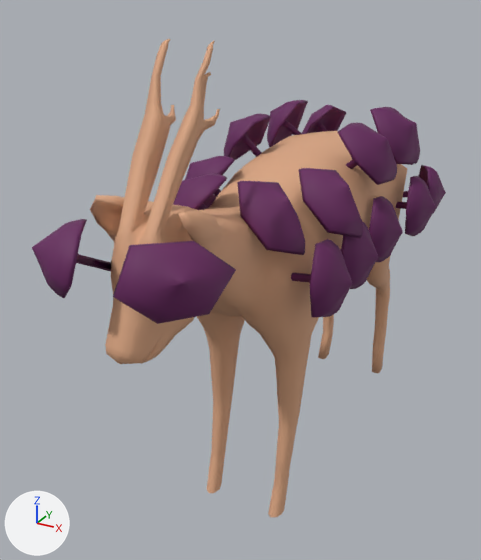
The FBX model SPO2/Assets/Resources/Models/Preys/HogDeer.fbx, before and after one commit.
One viewpoint serves both versions: a camera (50 mm lens) standing at (1.48, -3.37, 2.79) and looking at (-0.18, -0.34, 1.27). The axes (+X, +Y, +Z) are drawn at lower left. The lights are the same throughout. Where no turn or scale is listed for an object, it has been applied to the vertices.

Objects in the first picture: 'HogDeer'.
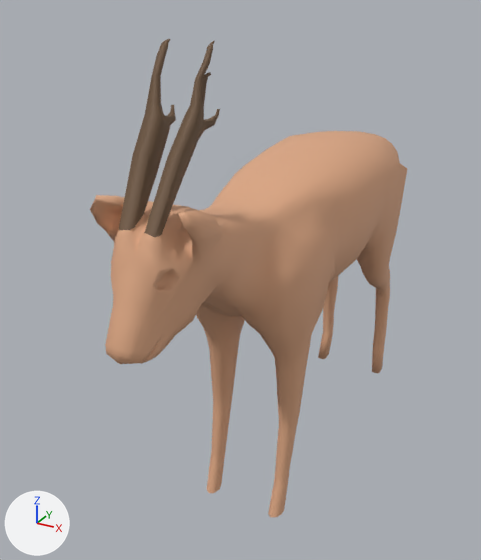
Where the change shows, as pixel boxes [x1, y1, x2, y2] in the pictures (481 x 560 px):
```json
{"object": "HogDeer", "change": "reshaped", "before": [32, 39, 446, 517], "after": [90, 39, 407, 517], "on screen": "23% narrower"}
{"part": 1, "of": "me_cube_001", "change": "deleted", "before": [173, 100, 446, 317], "on screen": "purple"}
{"part": 2, "of": "me_cube_001", "change": "cut back", "before": [32, 219, 236, 324], "after": [156, 269, 179, 290]}
{"part": 3, "of": "me_cube_001", "change": "recoloured", "before": [119, 39, 220, 237], "after": [119, 39, 220, 237]}
```

Scene script edits in JSON lines:
```json
{"op": "add", "block": "mat_antler", "code": ["mat_antler = principled_material('Antler')", "mat_antler.base_color = (0.161, 0.0944, 0.0503)  # brown #70573f", "mat_antler.roughness = 0.69"]}
{"block": "me_cube_001", "where": "# used by ob_hogdeer; location = (0.0, 0.0, 0.0)"}
{"op": "remove", "block": "me_cube_001", "code": "me_cube_001.from_pydata(...)  # 3278 vertices, 3186 faces; spans x -0.63..0.63, y -1.76..1.31, z 0.0..2.6"}
{"op": "remove", "block": "me_cube_001", "code": "me_cube_001.materials.append(mat_material_001)  # dark purple #66225d"}
{"op": "add", "block": "me_cube_001", "code": "me_cube_001.from_pydata(...)  # 1444 vertices, 1438 faces; spans x -0.41..0.41, y -1.65..1.31, z 0.0..2.6"}
{"block": "me_cube_001", "change": "me_cube_001 part 1: 20 loose pieces with 1680 vertices, spanning x -0.63..0.63, y -0.88..1.12, z 1.31..2.14, are deleted"}
{"block": "me_cube_001", "change": "me_cube_001 part 2"}
{"block": "me_cube_001", "change": "156 vertices are removed from x -0.41..0.41, y -1.76..-1.42, z 1.7..1.98"}
{"block": "me_cube_001", "change": "160 faces are deleted"}
{"block": "me_cube_001", "change": "12 vertices move from x -0.09..0.09, y -1.46..-1.43, z 1.74..1.77 to x -0.12..0.12, y -1.52..-1.43, z 1.73..1.81"}
{"block": "me_cube_001", "change": "2 vertices are added at (0.09, -1.47, 1.77), (-0.09, -1.47, 1.77)"}
{"block": "me_cube_001", "change": "12 new faces join them, mat_material (beige #dda884)"}
{"block": "me_cube_001", "change": "me_cube_001 part 3: 144 faces spanning x -0.12..0.12, y -1.48..-1.04, z 1.94..2.6 switch from mat_material (beige #dda884) to mat_antler (brown #70573f)"}
```
